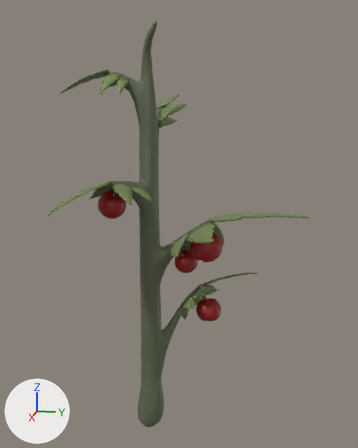
Renders of the FBX model ZTGKEngine/res/models/pomidory4.fbx from each side of a commit.
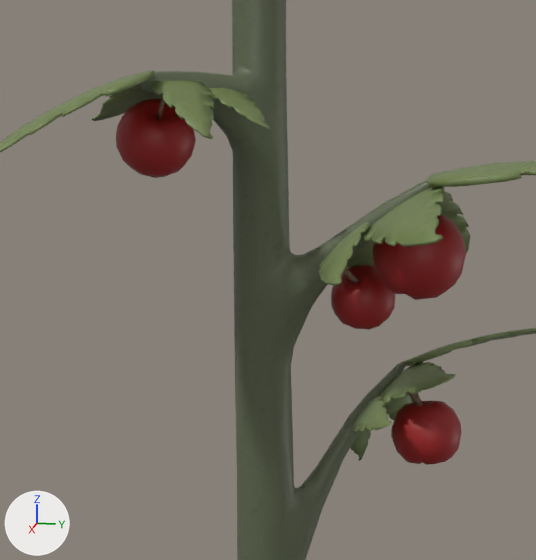
Each version is shown whole from a camera (50 mm lens) standing at (4.88, 1.29, 3.6) and looking at (-0.01, 0.31, 2.38), then close up on the part from 16% to 69% of the width and 35% to 79% of the height. The lights are fixed; the arrows at lower left show +X, +Y and +Z. Where no turn or scale is listed for an object, it has been applied to the vertices.
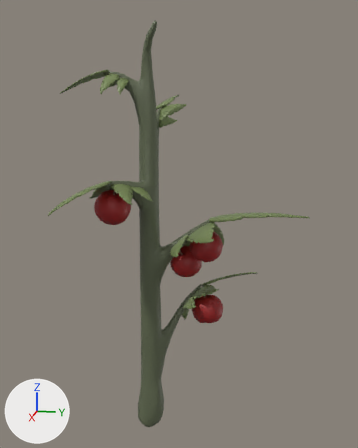
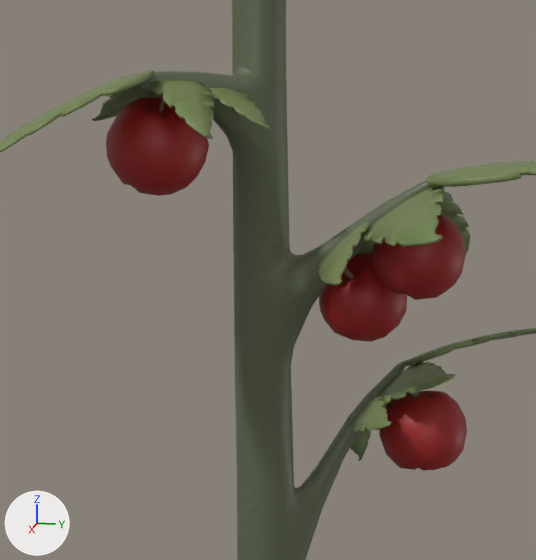
Where the newer file only moved an object's origin or applied its transform, the numbers keep the older frame.

Location of each change, (x1, y1, x2, y2) in pixels of the close-ups (536 x 560 px):
part 1 of me_cube3_1, rebuilt (24% wider, 23% taller): before (391, 400, 462, 465); after (379, 391, 467, 471)
part 2 of me_cube3_1, rebuilt (28% wider, 25% taller): before (116, 99, 196, 178); after (106, 97, 209, 196)
part 3 of me_cube3_1, rebuilt (37% wider, 36% taller): before (331, 265, 395, 330); after (319, 253, 407, 342)

The edits, one by one:
me_cube3_1 has 3623 vertices, 6956 faces and spans x -0.89..0.96, y -0.84..1.61, z -1.92..2.39.
me_cube3_1 is used by ob_cube3_1; location (0.0, 0.0, 1.929).
me_cube3_1 part 1: the loose piece of 120 vertices spanning x -0.44..-0.16, y 0.45..0.73, z -0.73..-0.46 is rebuilt with 120 vertices and now spans x -0.48..-0.13, y 0.4..0.76, z -0.76..-0.43.
me_cube3_1 part 2: the loose piece of 116 vertices spanning x 0.14..0.42, y -0.45..-0.17, z 0.55..0.82 is rebuilt with 116 vertices and now spans x 0.15..0.5, y -0.47..-0.11, z 0.5..0.83.
me_cube3_1 part 3: the loose piece of 102 vertices spanning x -0.22..0.03, y 0.24..0.49, z -0.1..0.14 is rebuilt with 102 vertices and now spans x -0.27..0.07, y 0.2..0.54, z -0.15..0.19.
